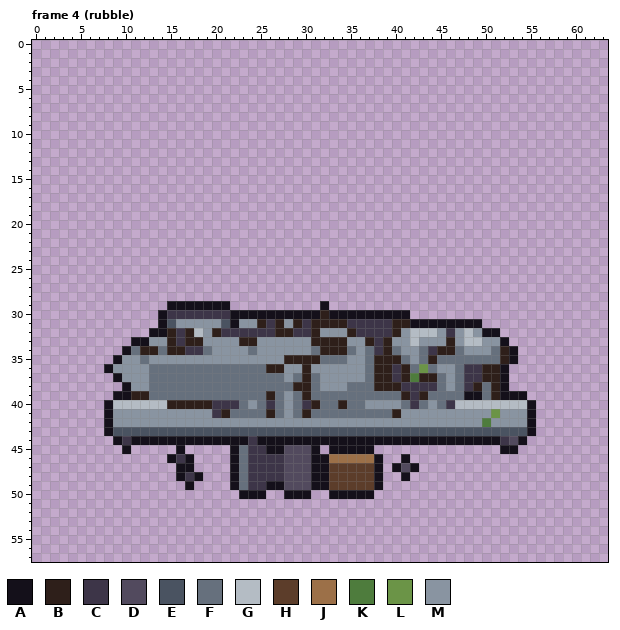
Pixel-art file -- art/structures/smithy.aseprite. The picture above was drawn from the file before the commit.
64x58 pixels, 4 frames. Colours within 5 levels of each other are drawn and written as one. Shown: frame 4 (rubble). The commit also changed other frames, which this record leaves out.
Palette (. is transparent): A #14101a  B #2e1f1a  C #3d3548  D #524a5e  E #4a5361  F #66707d  G #b4bcc4  H #5c3d2a  J #9c7048  K #4e7c3d  L #6b9447  M #8994a1
Now the later version:
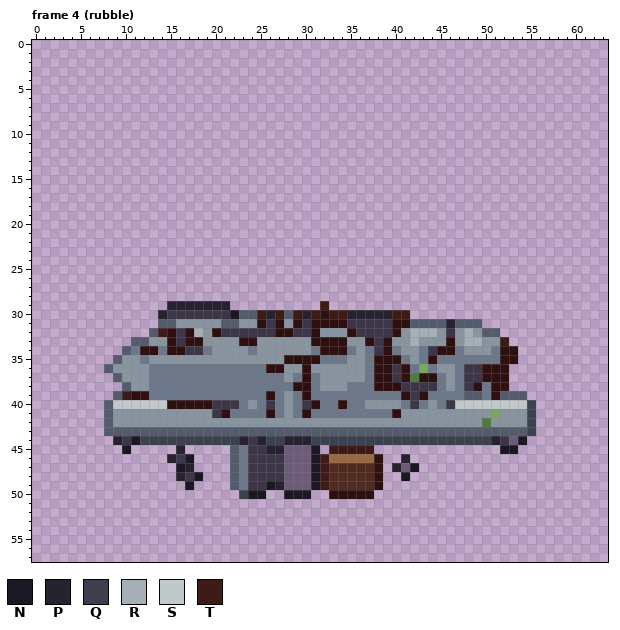
Colours new in this view: N #1b1823  P #26222f  Q #3c414f  R #a5afb6  S #c0c8cb  T #3f1b17
Changes in this commit:
Colour B changes from #2e1f1a to #2f1011.
Colour D changes from #524a5e to #6c5c79.
Colour E changes from #4a5361 to #545b6d.
Colour F changes from #66707d to #6c7789.
Colour H changes from #5c3d2a to #4f2b20.
Colour J changes from #9c7048 to #976a45.
Colour L changes from #6b9447 to #77a95a.
Frame 4 (rubble):
The author changed colour A to colour B in rows 34 to 35 at x 53; in rows 36 to 38 at x 52; in rows 46 to 49 at x 38; in row 50 at x 33 to 37.
The author changed colour A to colour E in row 30 at x 23 to 24 and 28; in row 31 at x 14, 22, 42 to 45 and 47 to 49; in row 32 at x 13 and 50 to 51; in row 33 at x 11 to 12; in row 34 at x 10; in row 35 at x 9.
The author changed colour A to colour E in row 36 at x 8; in row 37 at x 9; in row 38 at x 10; in row 39 at x 9, 48 to 49 and 52 to 54; in rows 40 to 43 at x 8; in rows 45 to 49 at x 22.
The author changed colour A to colour N in row 30 at x 22; in row 44 at x 11 and 54; in row 45 at x 10, 31 and 52 to 53; in row 46 at x 17 and 31; in row 47 at x 16, 31 and 42; in row 48 at x 18, 31 and 41.
The author changed colour A to colour N in row 49 at x 17, 26 and 31; in row 50 at x 24 to 25 and 28 to 30.
The author changed colour A to colour P in row 29 at x 15 to 21; in row 30 at x 14, 26, 30 and 35 to 39; in row 31 at x 46; in row 44 at x 9, 23, 25, 28 to 30 and 51; in row 45 at x 16 and 26 to 27; in row 46 at x 15 and 41.
The author changed colour A to colour P in row 47 at x 17 and 40; in row 48 at x 16; in row 49 at x 27.
The author changed colour A to colour Q in rows 40 to 43 at x 55; in row 44 at x 12 to 22, 26 to 27 and 31 to 50; in row 50 at x 23.
The author changed colour G to colour R in row 32 at x 18, 42 to 44 and 48; in row 33 at x 42 and 48 to 49.
The author changed colour G to colour S in row 40 at x 9 to 14 and 47 to 54.
The author changed colour A to colour T in row 29 at x 32; in row 30 at x 25, 27, 29, 31, 33 to 34 and 40 to 41; in row 32 at x 14; in row 33 at x 52; in row 39 at x 10; in row 45 at x 33 to 37.
The author changed colour A to colour T in rows 46 to 49 at x 32.
Changed places in both pictures, as pixel boxes (x1, y1, x2, y2):
changed: (104, 301, 536, 499)
